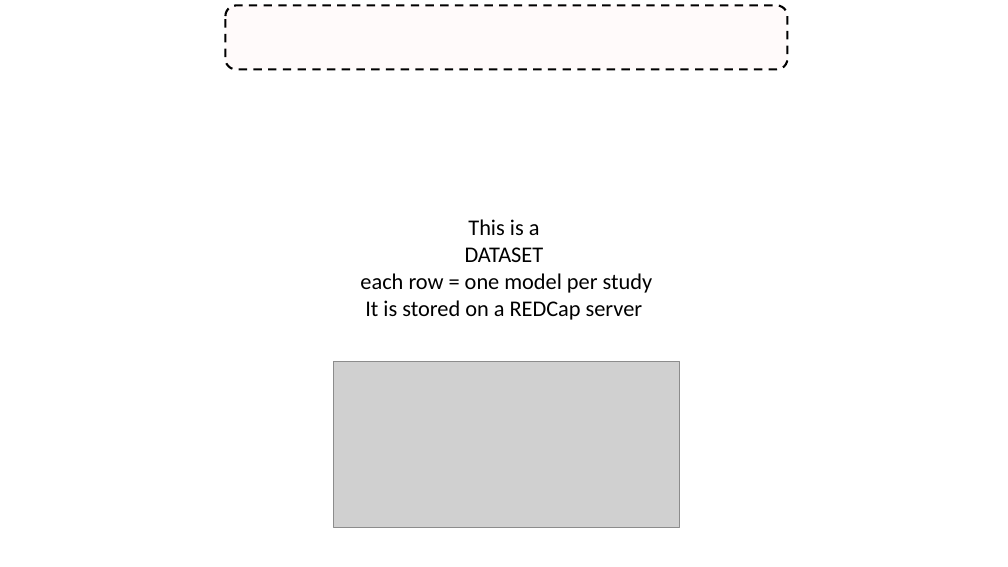
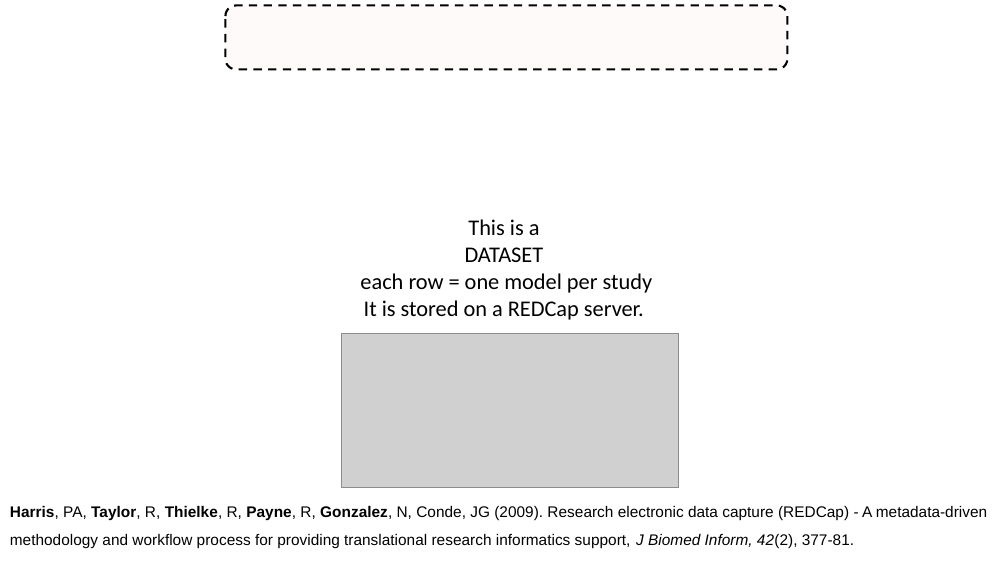
Before and after one commit to IALSA/IALSA-2015-Portland, a slide deck: slide 12 of pubs/2016-talks/2016-06-09-cpa/ppt/koval-etal-2016-06-10-cpa.pptx (slide 11 before the commit). Drawn at 1008x567 pixels with LibreOffice and Linux fonts; fonts in the diff are those of the drawing; grey boxes stand for pictures; background and template pictures are left out. Boxes give left, top, right and bottom in pixels: in the first picture for what was removed or moved away, otherwise in the second. Text is boxed around its words. In the diff, an @@ line names an element or a change of style, - is before the commit and + after.

Commit message:
updated poster

```diff
--- a/pubs/2016-talks/2016-06-09-cpa/ppt/koval-etal-2016-06-10-cpa.pptx
+++ b/pubs/2016-talks/2016-06-09-cpa/ppt/koval-etal-2016-06-10-cpa.pptx
@@ text at bbox=[364, 300, 644, 320]: text changed @@
-It is stored on a REDCap server
+It is stored on a REDCap server.
@@ picture: place and size @@
-picture at bbox=[333, 361, 679, 527]
+picture at bbox=[342, 334, 679, 489]
@@ text added at bbox=[10, 506, 987, 548], 11 pt, text #000000 @@
+Harris, PA, Taylor, R, Thielke, R, Payne, R, Gonzalez, N, Conde, JG (2009). Research electronic data capture (REDCap) - A metadata-driven methodology and workflow process for providing translational research informatics support, J Biomed Inform, 42(2), 377-81.
```
Also in this commit, not shown: 21 other slides changed, 2 slides added, 1 slide removed, 1 other file.
